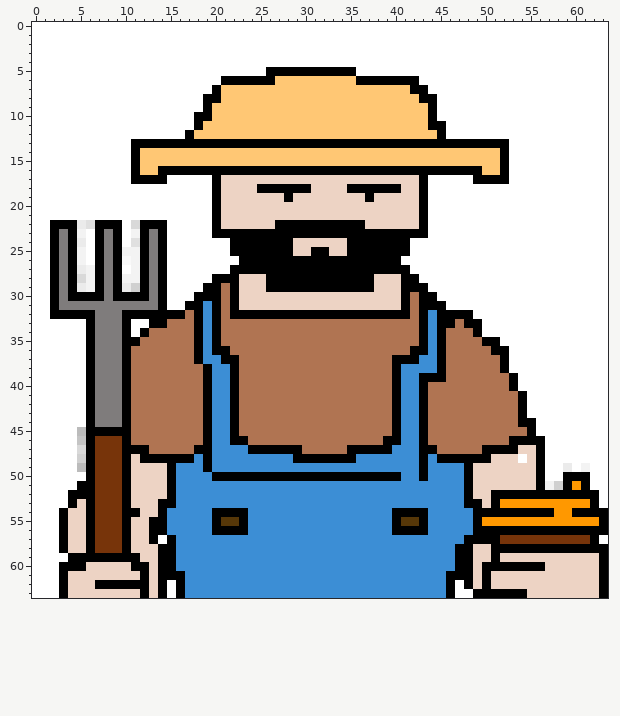
Edited in one commit: pixel-art sprite (images/farmer.png). Above is the file before it was changed.
The file is 64x64 pixels. Colours within 5 levels of each other are drawn and written as one.
Now the later version:
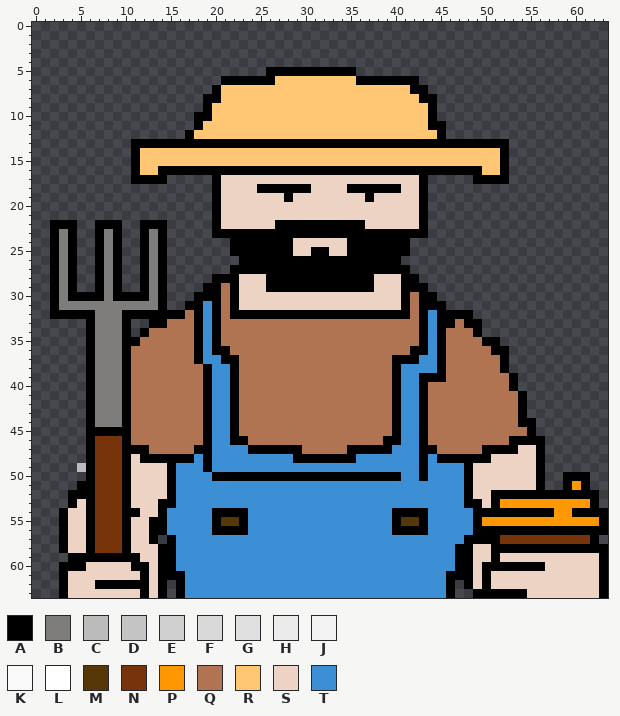
Palette (. is transparent): A #000000  B #7f7c7c  C #bbbbbb  D #c4c4c4  E #d0d0d0  F #d9d9d9  G #e0e0e0  H #ebebeb  J #f3f3f3  K #f9f9f9  L #ffffff  M #563708  N #77340a  P #ff9800  Q #b07452  R #ffc774  S #edd3c4  T #3c8ed5
Edits made:
Changed rows in their new state; - is an unchanged pixel.
first column x 0:
 0 ................................................................
 1 ................................................................
 2 ................................................................
 3 ................................................................
 4 ................................................................
 5 ..........................----------............................
 6 .....................----------------------.....................
 7 ....................------------------------....................
 8 ...................--------------------------...................
 9 ...................--------------------------...................
10 ..................---------------------------...................
11 ..................----------------------------..................
12 .................-----------------------------..................
13 ...........------------------------------------------...........
14 ...........------------------------------------------...........
15 ...........------------------------------------------...........
16 ...........------------------------------------------...........
17 ...........----.....------------------------.....----...........
18 ....................------------------------....................
19 ....................------------------------....................
20 ....................------------------------....................
21 ....................------------------------....................
22 ..---..---..---.....------------------------....................
23 ..---..---..---.....------------------------....................
24 ..---..---..---.......--------------------......................
25 ..---..---..---.......--------------------......................
26 ..---..---..---........------------------.......................
27 ..---..---..---.......--------------------......................
28 ..---..---..---.....-----------------------.....................
29 ..---..---..---....-------------------------....................
30 ..-------------...---------------------------...................
31 ..-------------..-----------------------------..................
32 ..-----------------------------------------------...............
33 ......-----..-------------------------------------..............
34 ......-----.--------------------------------------..............
35 ......----------------------------------------------............
36 ......-----------------------------------------------...........
37 ......-----------------------------------------------...........
38 ......-----------------------------------------------...........
39 ......------------------------------------------------..........
40 ......------------------------------------------------..........
41 ......-------------------------------------------------.........
42 ......-------------------------------------------------.........
43 ......-------------------------------------------------.........
44 ......--------------------------------------------------........
45 ......--------------------------------------------------........
46 ......---------------------------------------------------.......
47 ......---------------------------------------------------.......
48 ......------------------------------------------------S--.......
49 .....----------------------------------------------------.......
50 ......---------------------------------------------------..---..
51 .....----------------------------------------------------..---..
52 ....-----------------------------------------------------------.
53 ....-----------------------------------------------------------.
54 ...-------------------------------------------------------------
55 ...-------------------------------------------------------------
56 ...-------------------------------------------------------------
57 ...-----------.------------------------------------------------.
58 ...-------------------------------------------------------------
59 ....------------------------------------------------------------
60 ...-------------------------------------------------------------
61 ...-------------------------------------------------------------
62 ...------------.-------------------------------.----------------
63 ...------------.-------------------------------..---------------
Changed places in both pictures, as pixel boxes (x1, y1, x2, y2):
changed: (32, 22, 608, 598)
